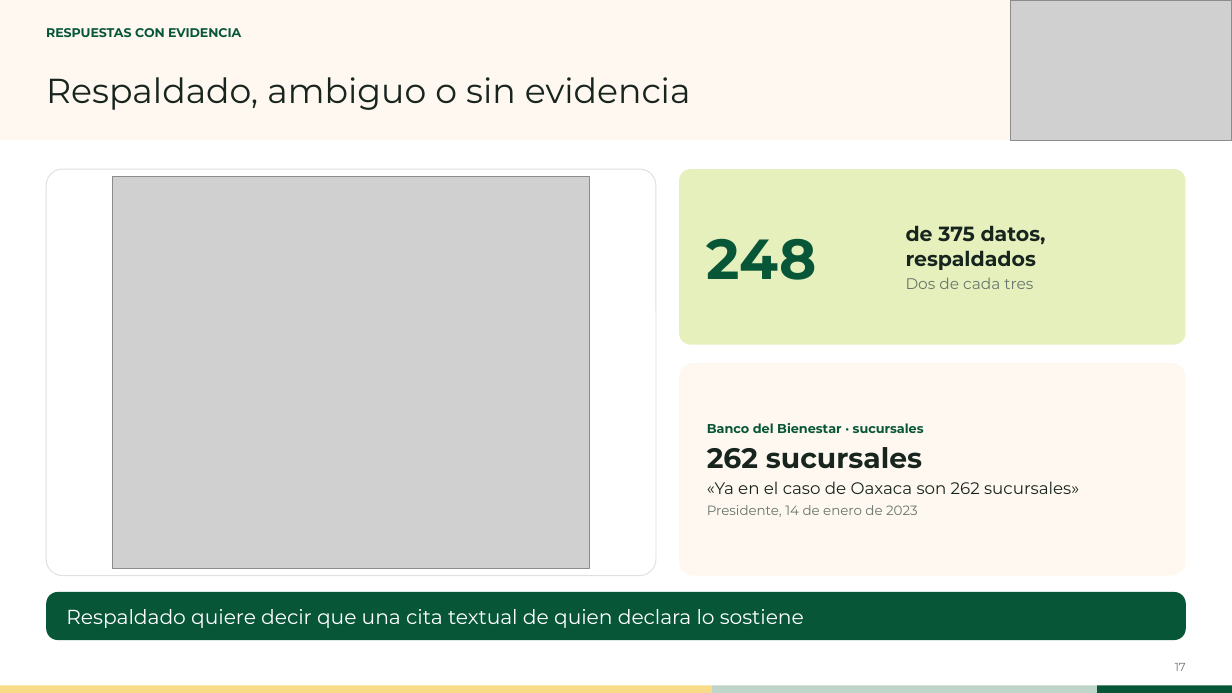
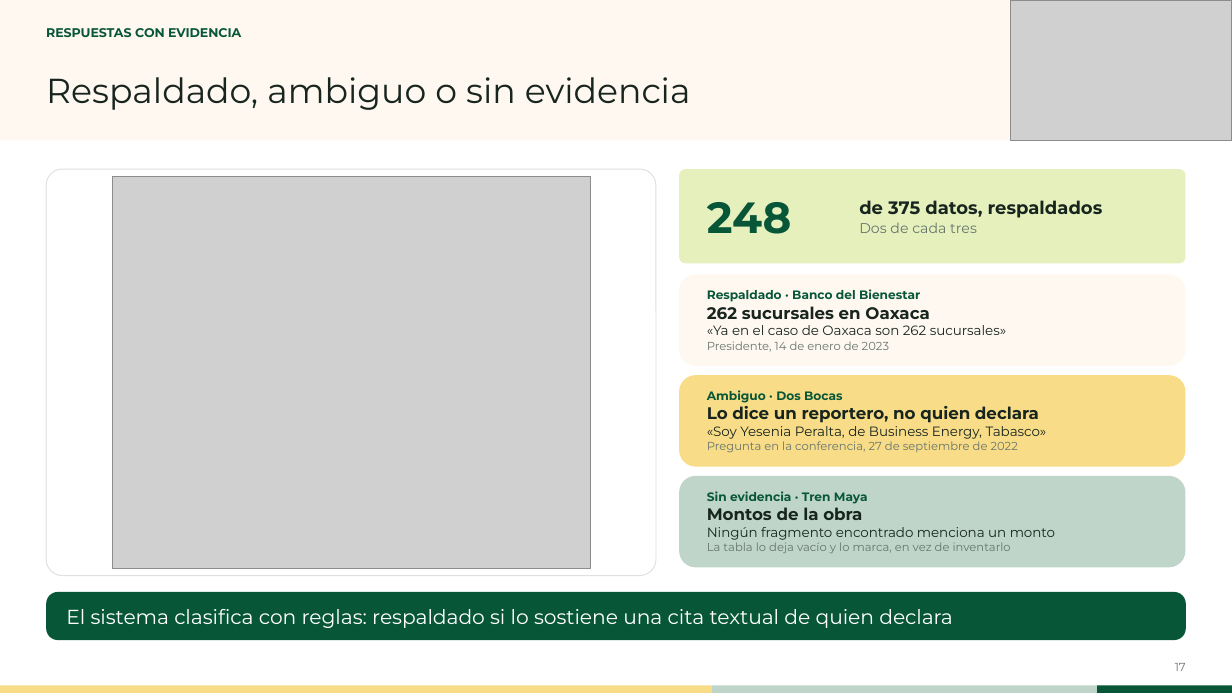
Before and after one commit to DiegoMoctezuma/Examen_Mineria_Textos, a slide deck: slide 17 of laminas/Presentacion_Mineria_de_Textos_v2.pptx. Drawn at 1232x693 pixels with LibreOffice and Linux fonts; fonts in the diff are those of the drawing; grey boxes stand for pictures. Boxes give left, top, right and bottom in pixels: in the first picture for what was removed or moved away, otherwise in the second. Text is boxed around its words. In the diff, an @@ line names an element or a change of style, - is before the commit and + after.

Commit message:
docs(laminas): cambios de la revisión ciega en el deck v2 y qué tomamos (WP-18)
Seriedad: sin caricatura en el cierre, «DATISA» en lugar de «Minería de textos»
y «Proyecto final», portada sin jerga y BERT «de la versión anterior». Datos:
figuras sin subtítulos que no corresponden (s2a, s4d, s5a) y con margen, ejemplo
real del paso 1, tabla armada con reglas sin IA generativa, 262 sucursales en
Oaxaca y ejemplos de ambiguo y sin evidencia en la 17. Jerga: MAP, BM25, kappa,
p y F1 explicados, «gold» → «anotación manual». Barras grises más oscuras.

docs/revision_ciega_respuesta.md suma «Qué tomamos y qué no», una línea por
sugerencia, con lo que es de Gonzalo, Leo y el equipo.

```diff
--- a/laminas/Presentacion_Mineria_de_Textos_v2.pptx
+++ b/laminas/Presentacion_Mineria_de_Textos_v2.pptx
@@ rounded rectangle: place and size @@
-rounded rectangle at (679, 169, 1186, 345)
+rounded rectangle at (679, 169, 1186, 263)
@@ text "248" at (707, 202, 791, 234): size 44 to 34 pt @@
@@ text "de 375 datos, respaldados": place and size @@
-text "de 375 datos, respaldados" at (906, 225, 1046, 289)
+text "de 375 datos, respaldados" at (859, 200, 1103, 233)
@@ text "de 375 datos, respaldados" at (859, 200, 1103, 233): size 16 to 14 pt in "de 375 datos, respaldados"; size 12 to 11 pt in "Dos de cada tres"; less space between paragraphs @@
@@ rounded rectangle: place and size @@
-rounded rectangle at (679, 363, 1186, 576)
+rounded rectangle at (679, 274, 1186, 366)
@@ rounded rectangle at (679, 274, 1186, 366): proportions changed @@
@@ text at (707, 289, 930, 320): text changed; size 10 to 9.5 pt @@
-Banco del Bienestar · sucursales
-262 sucursales
+Respaldado · Banco del Bienestar
+262 sucursales en Oaxaca
@@ text "Respaldado · Banco del Bienestar": place and size @@
-text "Respaldado · Banco del Bienestar" at (707, 423, 1079, 517)
+text "Respaldado · Banco del Bienestar" at (707, 289, 1007, 351)
@@ text at (707, 325, 1007, 351): size 13 to 10.5 pt in "«Ya en el caso de Oaxaca son ..."; size 10.5 to 9 pt in "Presidente, 14 de enero de 2023"; less space between paragraphs @@
@@ rounded rectangle added at (679, 375, 1186, 467), fill #F8DC87 @@
@@ text added at (707, 390, 1047, 452), 10.5 pt, text #17251E @@
+Ambiguo · Dos Bocas
+Lo dice un reportero, no quien declara
+«Soy Yesenia Peralta, de Business Energy, Tabasco»
+Pregunta en la conferencia, 27 de septiembre de 2022
@@ rounded rectangle added at (679, 476, 1186, 567), fill #BFD5CA @@
@@ text added at (707, 491, 1055, 553), 9 pt, text #17251E @@
+Sin evidencia · Tren Maya
+Montos de la obra
+Ningún fragmento encontrado menciona un monto
+La tabla lo deja vacío y lo marca, en vez de inventarlo
@@ text at (66, 609, 952, 628): text changed @@
-Respaldado quiere decir que una cita textual de quien declara lo sostiene
+El sistema clasifica con reglas: respaldado si lo sostiene una cita textual de quien declara
```
Also in this commit, not shown: 16 other slides changed, 1 other file.
